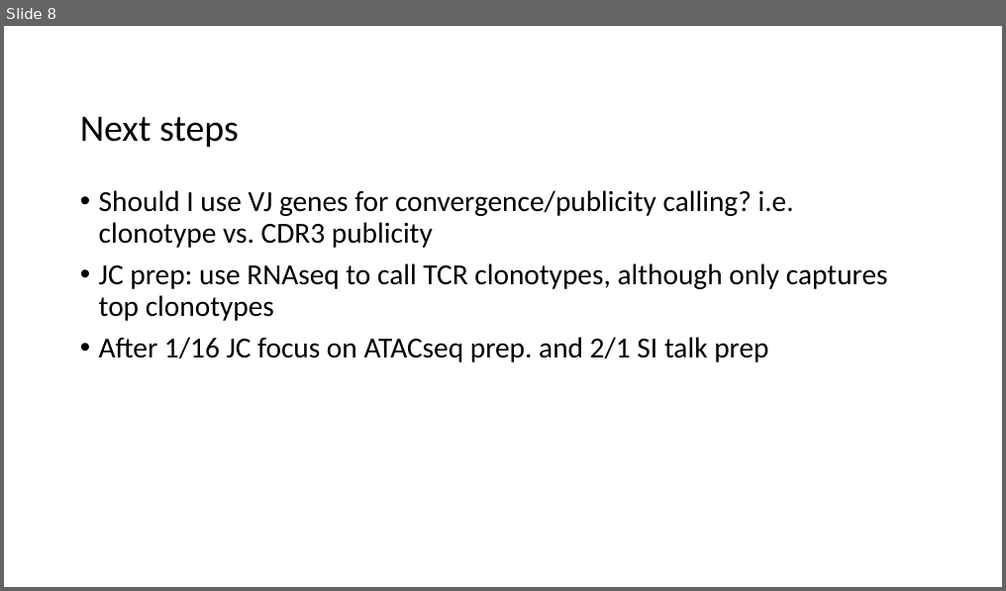
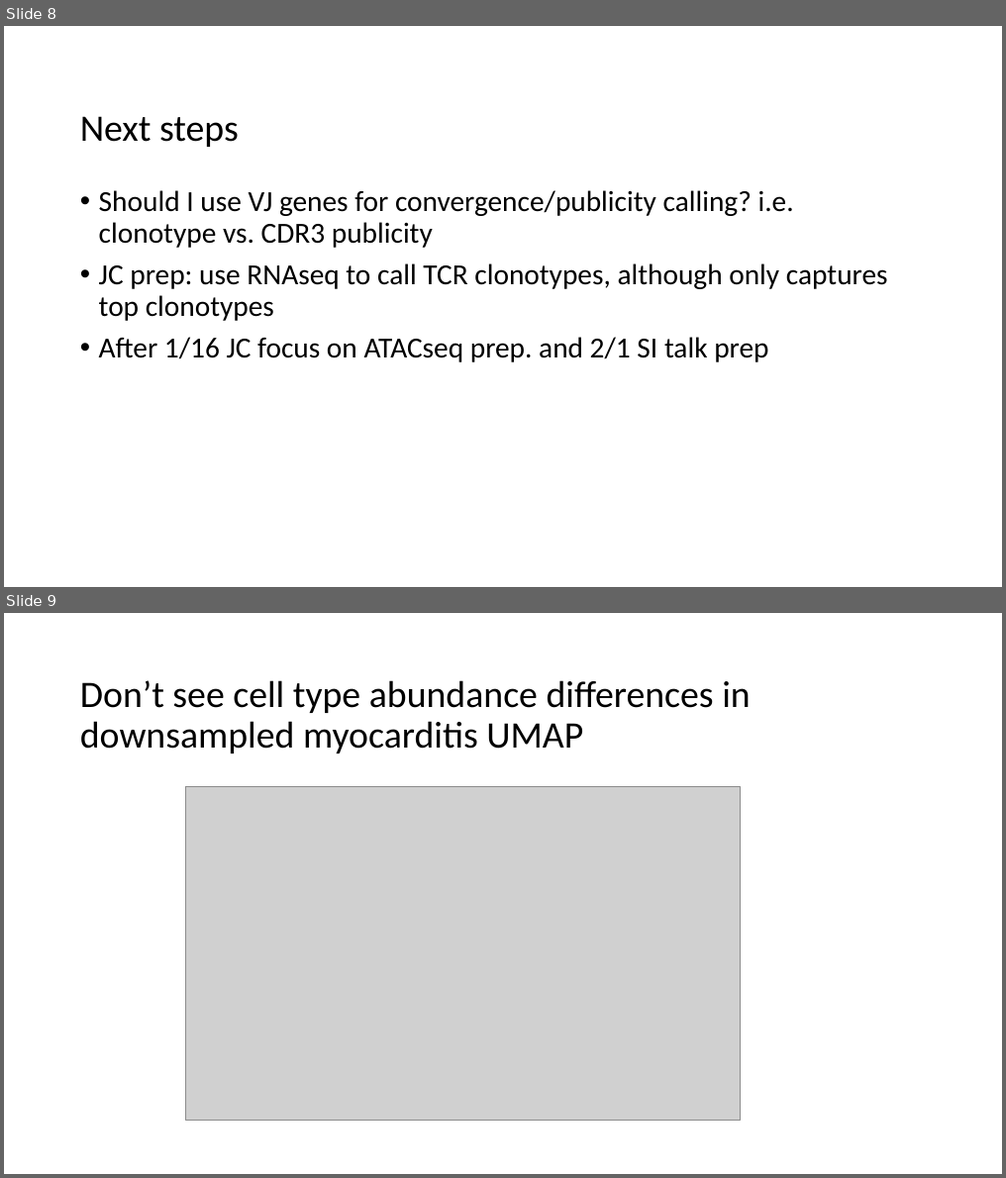
Before and after one commit to tybottorff/bottorffdocs, a slide deck: linsley_postdoc/presentations/weekly_meetings/1_11_24.pptx. Shown one above the other, each under a label of ours: slide 8 before the commit, slides 8 and 9 after it. The pictures are 1006x591 and 1006x1178 pixels, drawn with LibreOffice and Linux fonts; fonts in the diff are those of the drawing; grey boxes stand for pictures. Boxes give left, top, right and bottom in pixels: in the first picture for what was removed or moved away, otherwise in the second. Text is boxed around its words. In the diff, an @@ line names an element or a change of style, - is before the commit and + after.

```diff
--- a/linsley_postdoc/presentations/weekly_meetings/1_11_24.pptx
+++ b/linsley_postdoc/presentations/weekly_meetings/1_11_24.pptx
@@ slide 9 added at (x1=4, y1=613, x2=1002, y2=1174), background #FFFFFF @@
@@ title added at (x1=80, y1=680, x2=750, y2=754), 36 pt, text #000000 @@
+Don’t see cell type abundance differences in downsampled myocarditis UMAP
@@ picture added at (x1=185, y1=786, x2=740, y2=1121) @@
```
Also in this commit, not shown: 1 slide changed, 5 other slides added, 5 slides removed.
